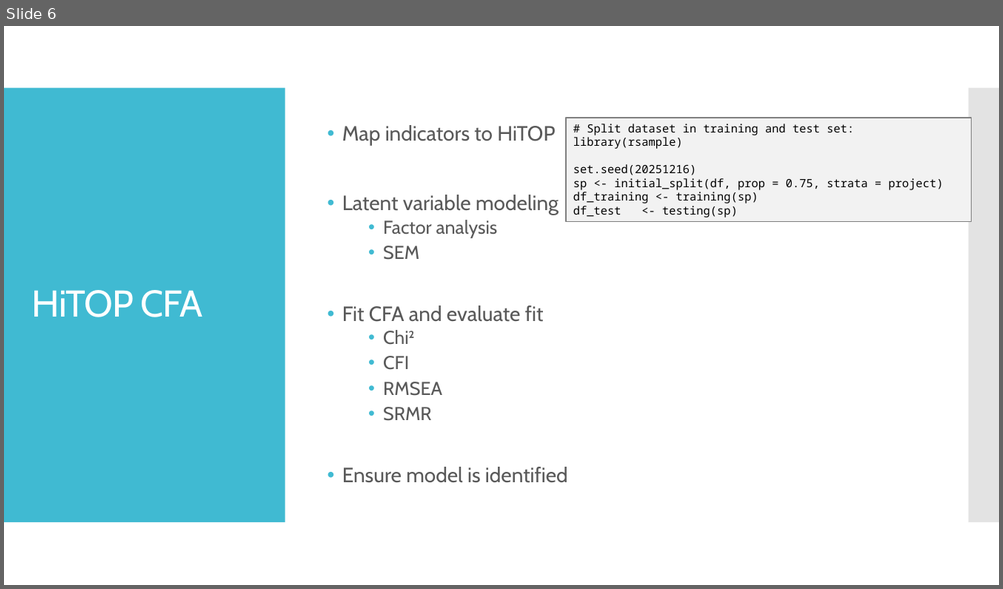
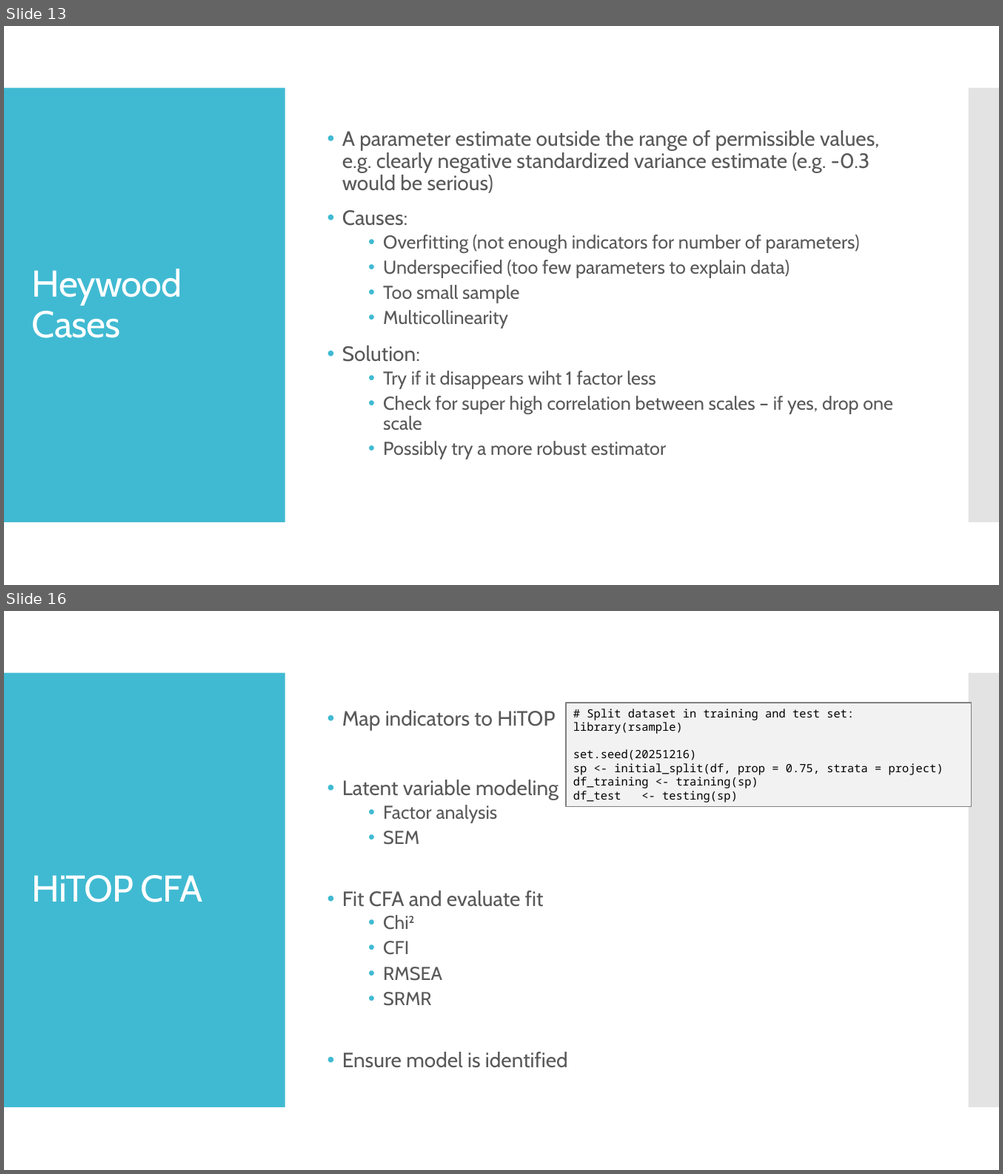
Before and after one commit to SaWilk/Clinical_Backbone_RU5389, a slide deck: information/Factor Analysis.pptx. Shown one above the other, each under a label of ours: slide 6 before the commit, slides 13 and 16 after it; the slides between them are not shown. The pictures are 1003x589 and 1003x1174 pixels, drawn with LibreOffice and Linux fonts; fonts in the diff are those of the drawing. Boxes give left, top, right and bottom in pixels: in the first picture for what was removed or moved away, otherwise in the second. Text is boxed around its words. In the diff, an @@ line names an element or a change of style, - is before the commit and + after.

Commit message:
EFA almsot done
need to check other facot solutions still...

```diff
--- a/information/Factor Analysis.pptx
+++ b/information/Factor Analysis.pptx
@@ slide 13 added at box(4, 26, 999, 585), background #FFFFFF; not listed: 2 template elements that a slide beside it also shows @@
@@ text added at box(342, 130, 893, 460), 18 pt, text #595959 @@
+• A parameter estimate outside the range of permissible values, e.g. clearly negative standardized variance estimate (e.g. -0.3 would be serious)
+• Causes:
+  • Overfitting (not enough indicators for number of parameters)
+  • Underspecified (too few parameters to explain data)
+  • Too small sample
+  • Multicollinearity
+• Solution:
+  • Try if it disappears wiht 1 factor less
+  • Check for super high correlation between scales – if yes, drop one scale
+  • Possibly try a more robust estimator
@@ title added at box(32, 269, 182, 338), 36 pt, text #FFFFFF @@
+Heywood Cases
@@ what was slide 6 is now slide 16 @@
```
Also in this commit, not shown: 3 slides changed, 9 other slides added, 15 other files.
